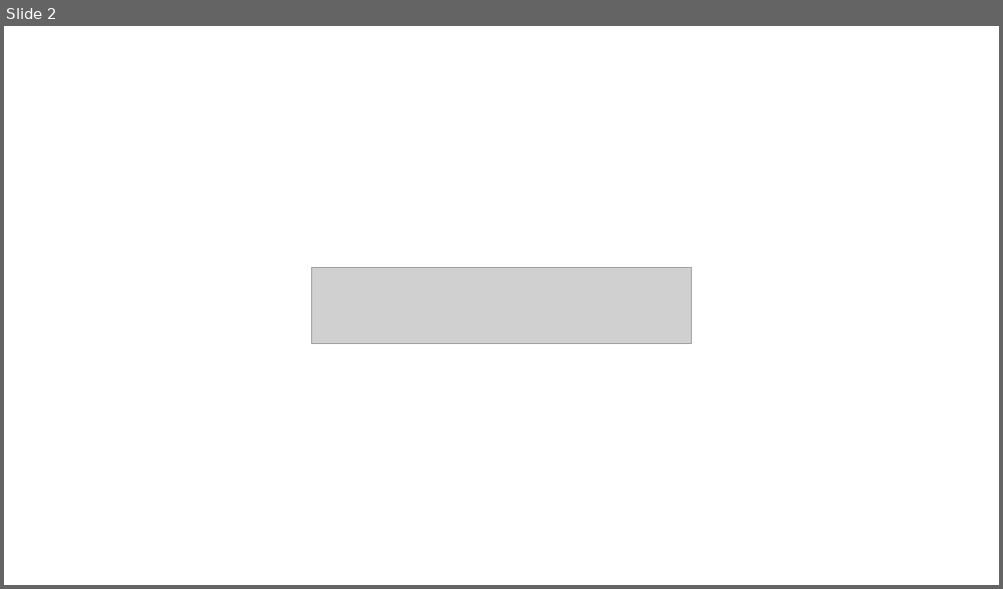
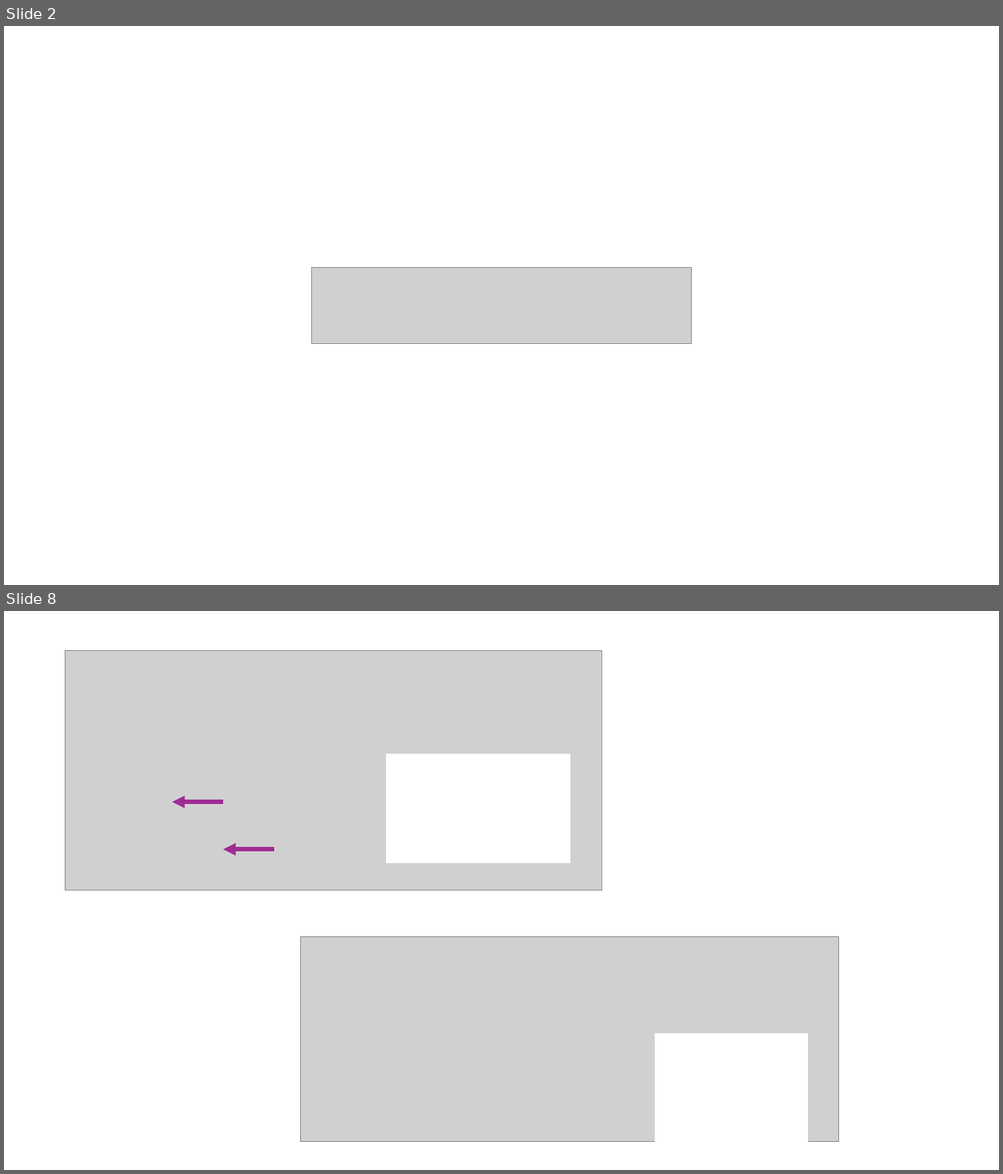
Before and after one commit to krijkamp/escher_package_workshop, a slide deck: images/File to edit images.pptx. Shown one above the other, each under a label of ours: slide 2 before the commit, slides 2 and 8 after it; the slides between them are not shown. The pictures are 1003x589 and 1003x1174 pixels, drawn with LibreOffice and Linux fonts; fonts in the diff are those of the drawing; grey boxes stand for pictures. Boxes give left, top, right and bottom in pixels: in the first picture for what was removed or moved away, otherwise in the second. Text is boxed around its words. In the diff, an @@ line names an element or a change of style, - is before the commit and + after.

```diff
--- a/images/File to edit images.pptx
+++ b/images/File to edit images.pptx
@@ slide 8 added at (4, 611, 999, 1170), background #FFFFFF @@
@@ picture added at (65, 650, 602, 891) @@
@@ rectangle added at (386, 755, 569, 863), fill #FFFFFF, outline #FFFFFF 1.5 pt @@
@@ arrow added from (223, 802) to (173, 802), #A02B93 4 pt @@
@@ arrow added from (274, 850) to (223, 850), #A02B93 4 pt @@
@@ picture added at (300, 937, 838, 1142) @@
@@ rectangle added at (655, 1035, 808, 1142), fill #FFFFFF, outline #FFFFFF 1.5 pt @@
```
Also in this commit, not shown: 5 other slides added, 2 other files.
